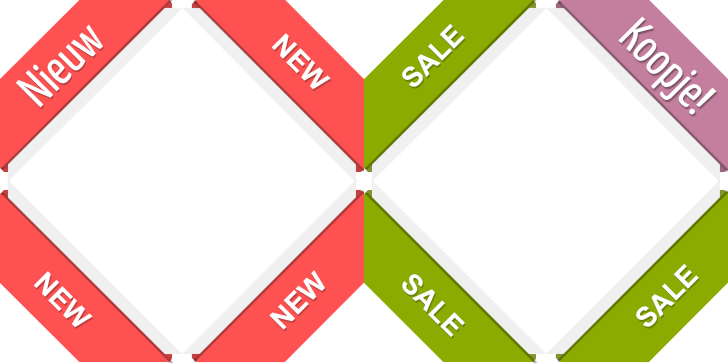
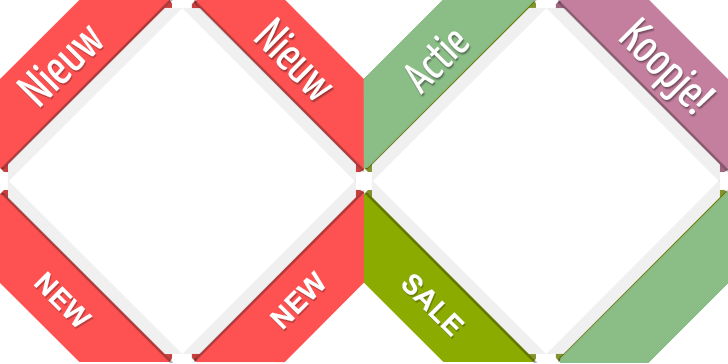
Revision of a layered 728 × 364 image; what changed, layer by layer:
added layer "Actie" above "Nieuw" over <box>404,31,470,95</box>
added layer "Nieuw" above "Koopje!" over <box>253,16,333,101</box>
painted on "Layer 0" over <box>271,0,728,363</box>
